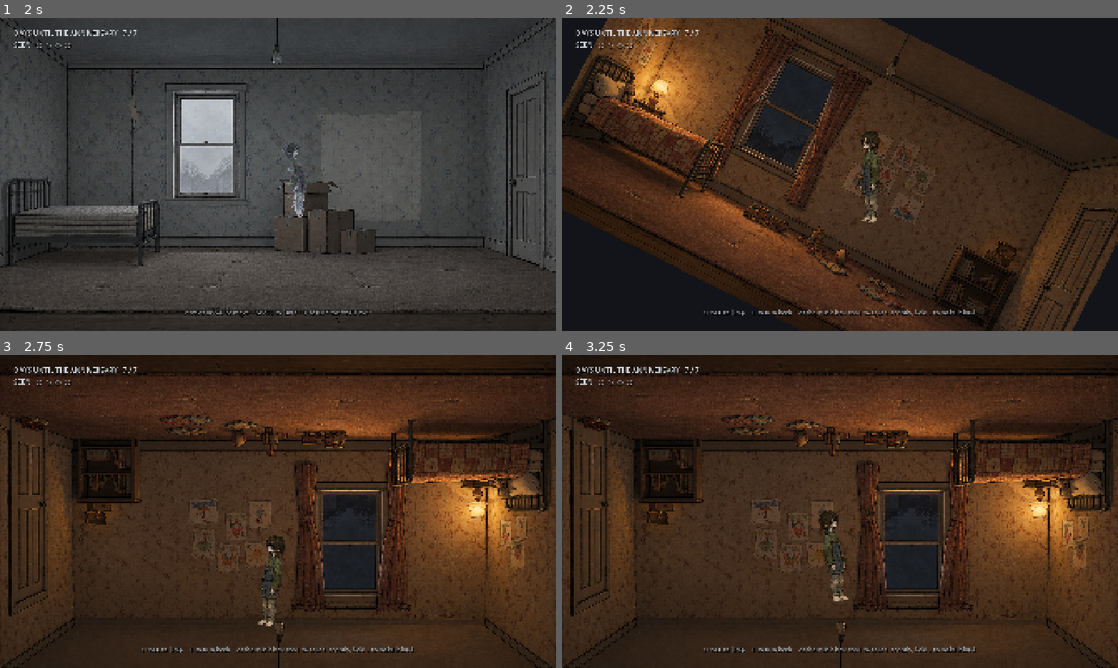
Above: before the commit, frames 1-4 (two rows, left to right).
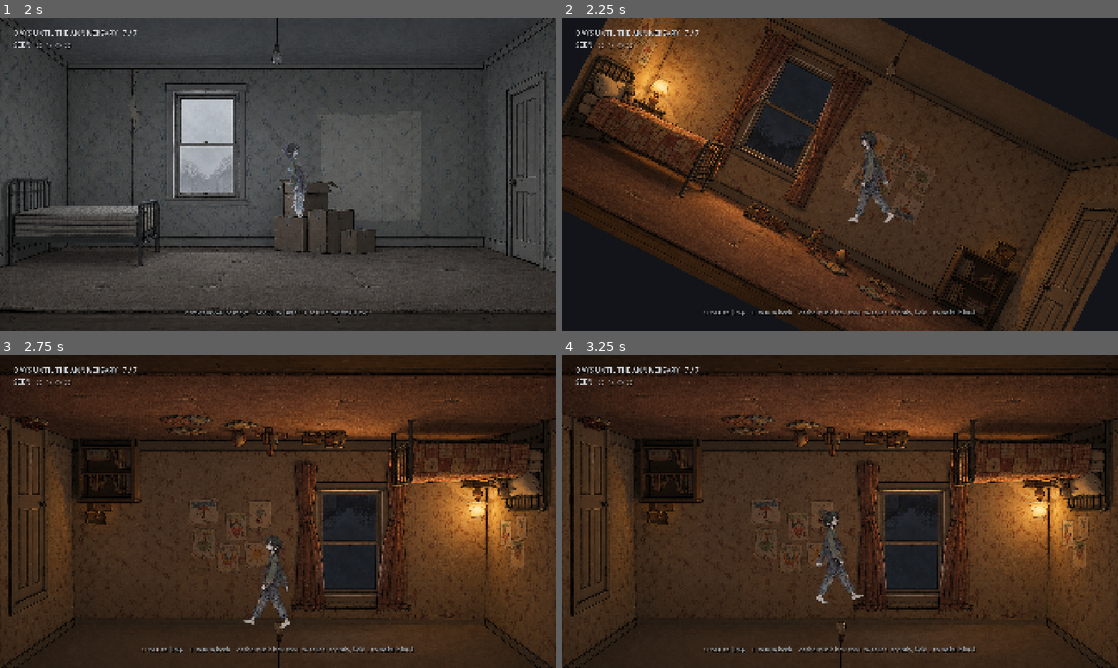
Above: after the commit, the same moments.

Repository: narasimhareddyvalam/walker-houseghost-narasimha-v
Game: Godot game, scene res://scenes/Bedroom.tscn
Same seed, same stepped clock (60 frames per second), same inputs: the game is played once before the commit and once after it.
Inputs:
- Up to frame 1 (2 s): hold Right (move_right) from 0.53 s (still down); tap Space (jump) at 0.6, 0.77, 1.07, 1.52, 1.55, 1.82 s; tap E (contact) at 1.35 s
- Up to frame 2 (2.25 s): release Right (move_right) at 2.03 s; hold Left (move_left) from 2.03 s (still down); hold F (flip_world) from 2.03 s (still down)
- Up to frame 3 (2.75 s): keep holding Left (move_left); keep holding F (flip_world); tap Space (jump) at 2.3 s
- Up to frame 4 (3.25 s): tap E (contact) at 2.75 s; release Left (move_left) at 2.78 s; release F (flip_world) at 2.78 s; hold Right (move_right) from 2.78 s (still down); tap Space (jump) at 2.85, 3.02 s

Frame 1 is identical in both runs. In frame 2, 0.8% of the frame differs, in the area x 51-60%, y 36-66%; in frame 3, 0.8%; in frame 4, 0.8%.

Commit message:
Add the walk cycle; the remembered boy walks, the ghost drifts
Four walk poses generated from the accepted reference, sliced out of
one sheet, magenta keyed with the same soft key and de-spill as the
state sprites, then normalised to a common height and canvas so the
figure does not jitter between frames.

Frames advance by ground covered rather than by a clock, so the stride
always matches the speed and the feet never slide. The cycle belongs to
the remembered state only: the ghost keeps his single drifting image,
because a ghost does not walk. Verified by driving the real input
actions — all four frames cycle while moving, the pose returns to
neutral on stopping, and the ghost state never advances a frame.

Co-Authored-By: Claude Opus 5 (1M context) <noreply@anthropic.com>

Diff:
--- a/godot/scripts/player.gd
+++ b/godot/scripts/player.gd
@@ -21,6 +21,7 @@
 const DRIFT_PIXELS := 6.0
 const DRIFT_SECONDS := 2.2
 const STEP_PIXELS := 4.0
+const STRIDE_PIXELS := 62.0   ## ground covered per walk frame, so the feet never skate
 const LEAN_RADIANS := 0.10
 
 signal landed(fall_speed: float)
@@ -32,12 +33,23 @@
 var _buffer := 0.0
 var _was_on_floor := true
 var _step_phase := 0.0
+var _stride_distance := 0.0
+var _walk_frame := 0
 var _sprite_home_y := 0.0
 var _drift_tween: Tween
 
 @onready var _sprite: Sprite2D = $Sprite2D
 @onready var _tex_ghost: Texture2D = preload("res://assets/art/char_ghost.png")
 @onready var _tex_remembered: Texture2D = preload("res://assets/art/char_remembered.png")
+
+## The walk cycle belongs to the remembered boy alone. The ghost never walks —
+## he drifts — which is both the truth of the character and the art we have.
+@onready var _walk_frames: Array[Texture2D] = [
+	preload("res://assets/art/char_walk_1.png"),
+	preload("res://assets/art/char_walk_2.png"),
+	preload("res://assets/art/char_walk_3.png"),
+	preload("res://assets/art/char_walk_4.png"),
+]
 
 
 func _ready() -> void:
@@ -100,13 +112,35 @@
 		target_lean = -LEAN_RADIANS * 1.4 * signf(velocity.x) * speed_ratio
 	_sprite.rotation = lerpf(_sprite.rotation, target_lean, 10.0 * delta)
 
-	if is_on_floor() and absf(direction) > 0.01:
+	var walking := is_on_floor() and absf(direction) > 0.01
+	if walking:
 		_stop_drift()
 		_step_phase += delta * 9.0 * speed_ratio
 		_sprite.position.y = _sprite_home_y - absf(sin(_step_phase)) * STEP_PIXELS
 	elif is_on_floor() and _drift_tween == null:
 		_step_phase = 0.0
 		_start_drift()
+
+	_update_walk_frame(delta, walking)
+
+
+## Frames advance by ground covered, not by a clock, so the stride always
+## matches the speed and the feet never slide. The cycle is only used in the
+## remembered state; the ghost keeps his single drifting image.
+func _update_walk_frame(delta: float, walking: bool) -> void:
+	if state != State.REMEMBERED:
+		return
+	if not walking:
+		_stride_distance = 0.0
+		if _walk_frame != 0:
+			_walk_frame = 0
+			_sprite.texture = _walk_frames[0]
+		return
+	_stride_distance += absf(velocity.x) * delta
+	while _stride_distance >= STRIDE_PIXELS:
+		_stride_distance -= STRIDE_PIXELS
+		_walk_frame = (_walk_frame + 1) % _walk_frames.size()
+		_sprite.texture = _walk_frames[_walk_frame]
 
 
 func _land(fall_speed: float) -> void:
@@ -135,7 +169,9 @@
 			_sprite.texture = _tex_ghost
 			_sprite.modulate = Color(1, 1, 1, 0.9)
 		State.REMEMBERED:
-			_sprite.texture = _tex_remembered
+			_walk_frame = 0
+			_stride_distance = 0.0
+			_sprite.texture = _walk_frames[0]
 			_sprite.modulate = Color(1, 1, 1, 1)
 
 
--- a/godot/tests/probe.gd
+++ b/godot/tests/probe.gd
@@ -5,31 +5,22 @@
 	root.add_child(s)
 	var p = s.get_node("Player")
 	await create_timer(0.3).timeout
-	var floor_y = p.global_position.y
-
-	# jump height from a standstill
-	Input.action_press("jump")
-	await create_timer(0.35).timeout
-	Input.action_release("jump")
-	var peak = floor_y
+	s.flip(); await create_timer(1.0).timeout   # remembered state
+	Input.action_press("move_right")
+	var seen := {}
+	for i in 240:
+		await physics_frame
+		seen[p._walk_frame] = true
+	Input.action_release("move_right")
+	print("walk frames used while moving: ", seen.keys())
+	await create_timer(0.4).timeout
+	print("frame when stopped: ", p._walk_frame)
+	s.flip(); await create_timer(1.0).timeout   # back to ghost
+	Input.action_press("move_left")
+	var ghost_frames := {}
 	for i in 120:
 		await physics_frame
-		peak = minf(peak, p.global_position.y)
-		if p.is_on_floor() and i > 10: break
-	print("floor y=", floor_y, "  peak y=", round(peak), "  rise=", round(floor_y - peak), " px")
-
-	# can he land on the boxes?
-	p.global_position = Vector2(1125, 940)
-	await physics_frame
-	Input.action_press("jump")
-	await create_timer(0.35).timeout
-	Input.action_release("jump")
-	await create_timer(1.2).timeout
-	print("after jump at box x: y=", round(p.global_position.y), " on_floor=", p.is_on_floor(), " (730 = standing on boxes)")
-
-	# same spot once the world is inverted: the boxes should not be there
-	s.flip(); await create_timer(1.0).timeout
-	p.global_position = Vector2(1125, 600)
-	await create_timer(1.0).timeout
-	print("inverted, dropped at box x: y=", round(p.global_position.y), " (940 = fell through to the floor)")
+		ghost_frames[p._walk_frame] = true
+	Input.action_release("move_left")
+	print("ghost state frame stays: ", ghost_frames.keys(), " (should be [0] - ghosts drift, they do not walk)")
 	quit()
Binary file added: godot/assets/art/char_walk_1.png
Not shown, added: godot/assets/art/char_walk_1.png.import
Binary file added: godot/assets/art/char_walk_2.png
Not shown, added: godot/assets/art/char_walk_2.png.import
Binary file added: godot/assets/art/char_walk_3.png
Not shown, added: godot/assets/art/char_walk_3.png.import
Binary file added: godot/assets/art/char_walk_4.png
Not shown, added: godot/assets/art/char_walk_4.png.import
Not shown, added: design/character/char-walkcycle-raw.png
Not shown, added: design/character/walkcycle-sliced.png
Not shown, added: evidence/08-walk-cycle-in-engine.png
